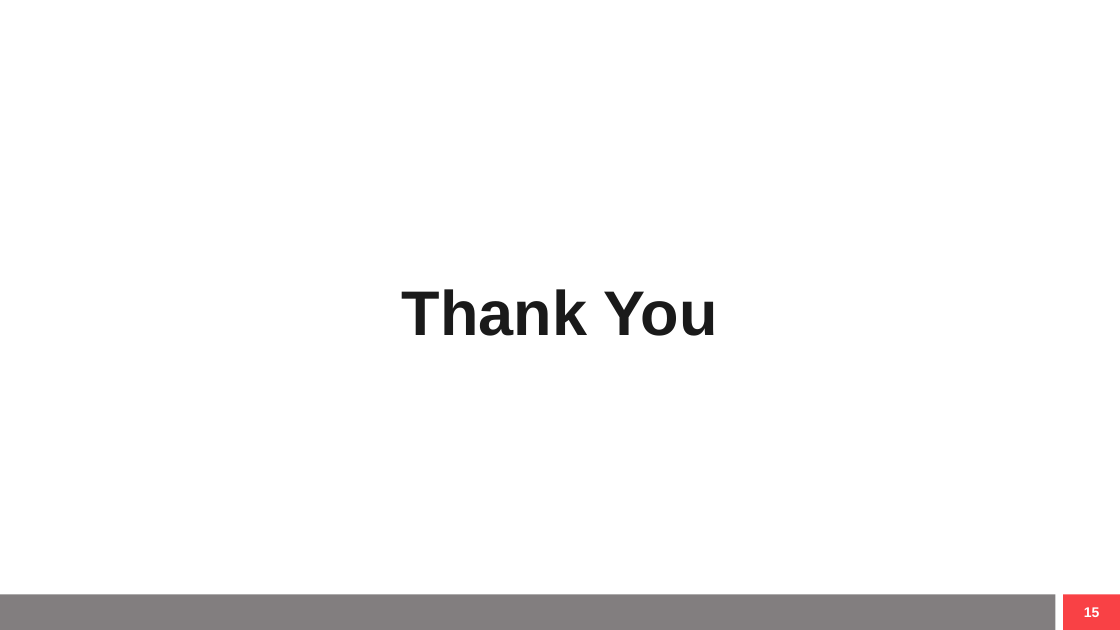
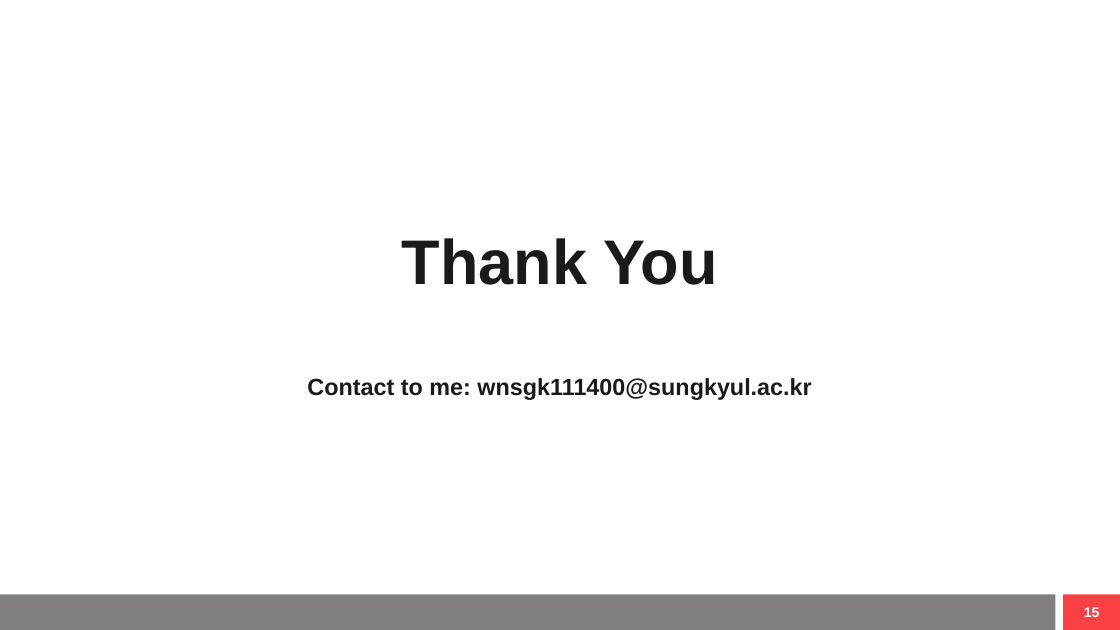
Before and after one commit to YJlang/DILAB_cp, a slide deck: slide 16 of docs/reference/PyGeek2026_발표_윤준하_rev7.pptx. Drawn at 1120x630 pixels with LibreOffice and Linux fonts; fonts in the diff are those of the drawing. Boxes give left, top, right and bottom in pixels: in the first picture for what was removed or moved away, otherwise in the second. Text is boxed around its words. In the diff, an @@ line names an element or a change of style, - is before the commit and + after.

```diff
--- a/docs/reference/PyGeek2026_발표_윤준하_rev7.pptx
+++ b/docs/reference/PyGeek2026_발표_윤준하_rev7.pptx
@@ text at (307,378,811,400): paragraph added @@
+Contact to me: wnsgk111400@sungkyul.ac.kr
```
Also in this commit, not shown: 1 other slide changed.
